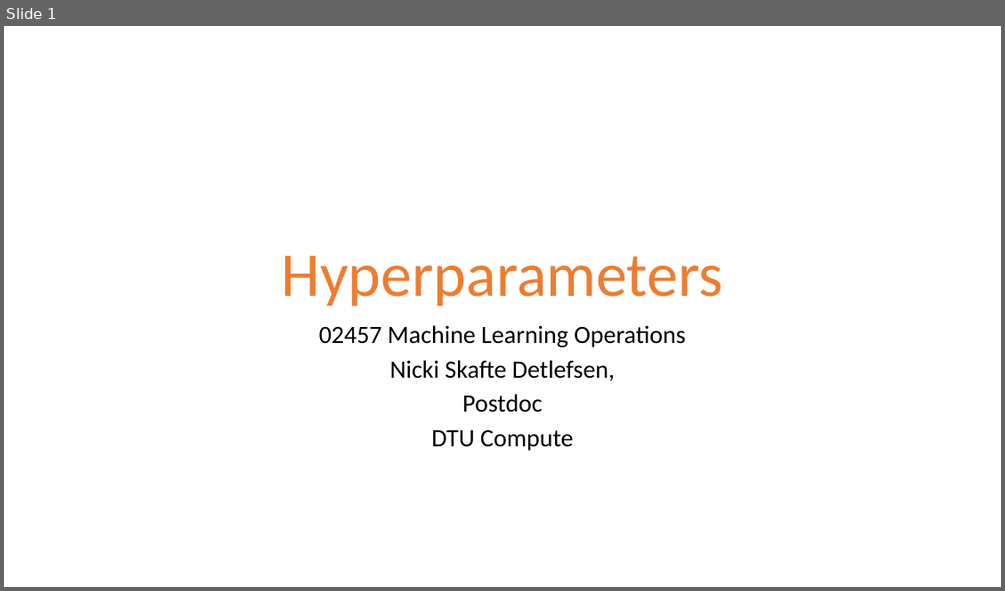
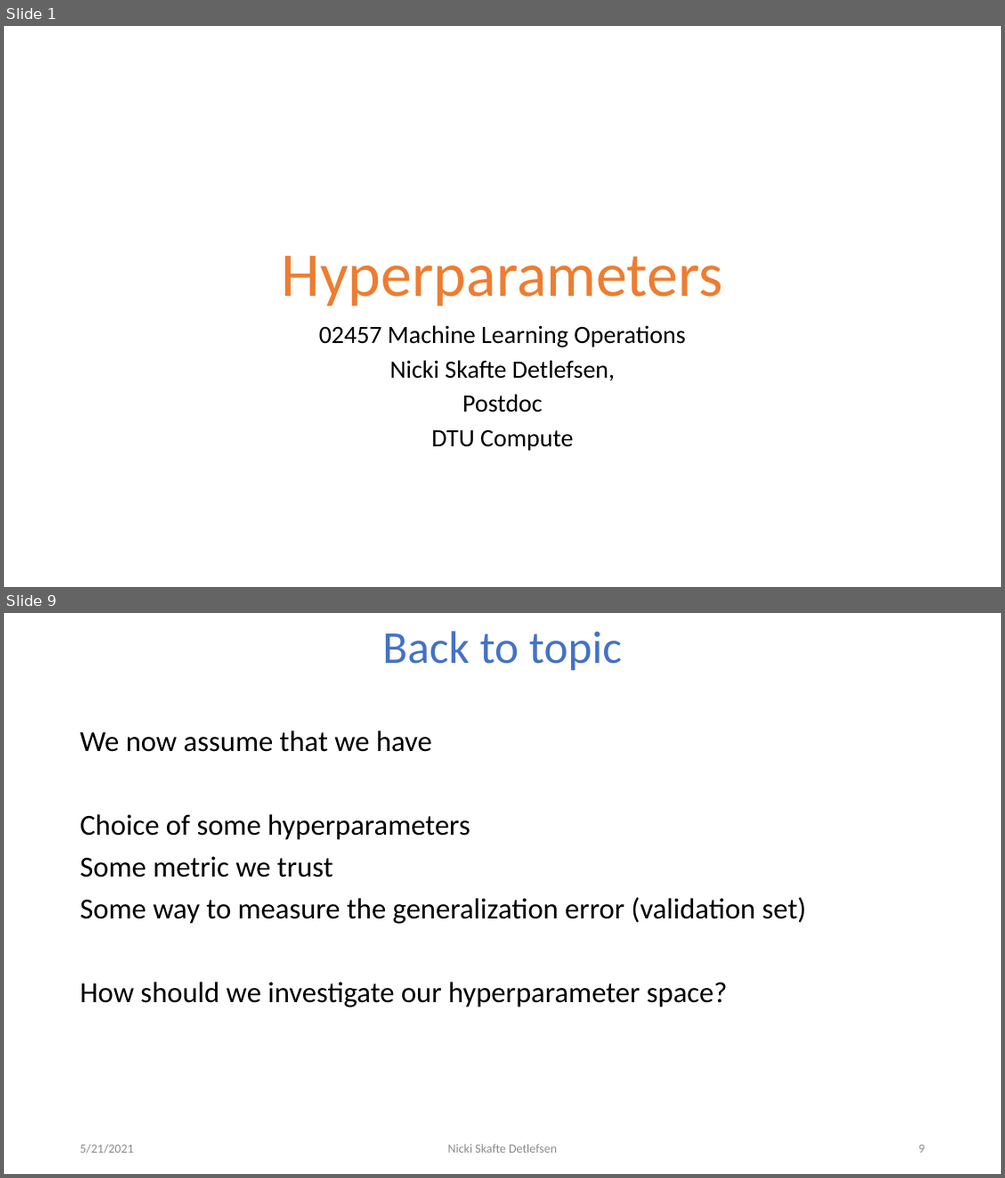
Before and after one commit to DeepEasterbunny/dtu_mlops, a slide deck: 09_crossvalidation_at_scale/Hyperparameters.pptx. Shown one above the other, each under a label of ours: slide 1 before the commit, slides 1 and 9 after it; the slides between them are not shown. The pictures are 1005x591 and 1005x1178 pixels, drawn with LibreOffice and Linux fonts; fonts in the diff are those of the drawing; background and template pictures are left out. Boxes give left, top, right and bottom in pixels: in the first picture for what was removed or moved away, otherwise in the second. Text is boxed around its words. In the diff, an @@ line names an element or a change of style, - is before the commit and + after.

Commit message:
hyperparameters

```diff
--- a/09_crossvalidation_at_scale/Hyperparameters.pptx
+++ b/09_crossvalidation_at_scale/Hyperparameters.pptx
@@ slide 9 added at [4, 613, 1001, 1174], background #FFFFFF @@
@@ title added at [382, 631, 622, 671], 44 pt, text #4472C4 @@
+Back to topic
@@ text added at [80, 730, 807, 1007], 28 pt, text #000000 @@
+We now assume that we have
+Choice of some hyperparameters
+Some metric we trust
+Some way to measure the generalization error (validation set)
+How should we investigate our hyperparameter space?
@@ text added at [80, 1143, 133, 1153], 12 pt, text #8C8C8C @@
+5/21/2021
@@ text added at [448, 1143, 557, 1152], 12 pt, text #8C8C8C @@
+Nicki Skafte Detlefsen
@@ page number added at [918, 1144, 924, 1152], 12 pt, text #8C8C8C @@
+9
```
Also in this commit, not shown: 7 slides changed, 6 other slides added, 2 other files.
